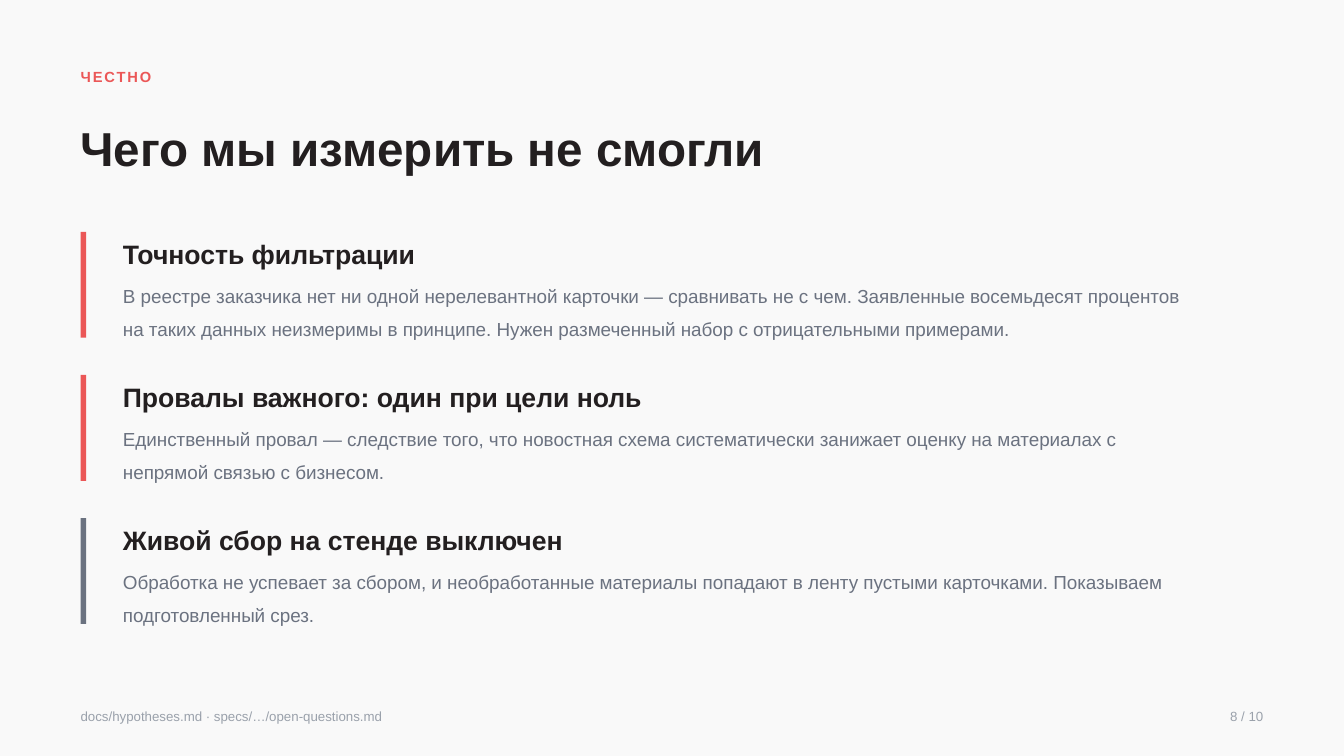
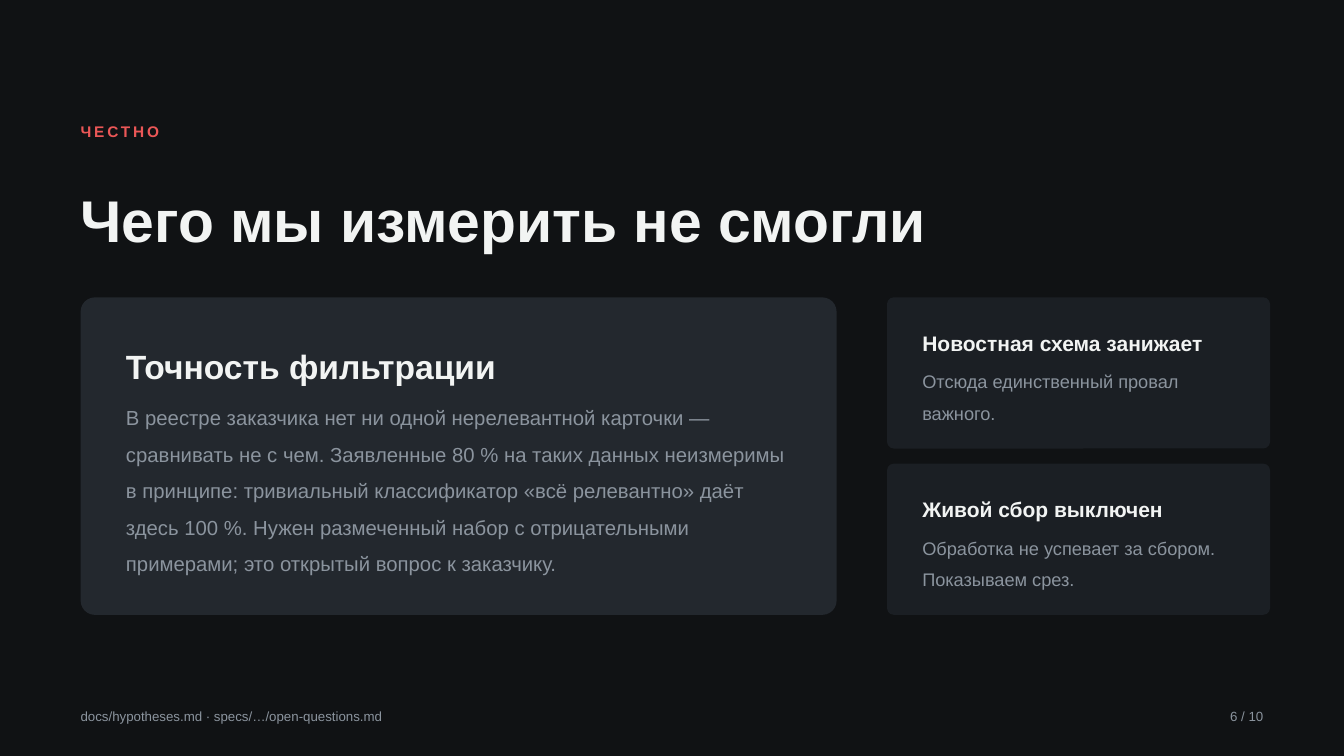
Before and after one commit to veceloe/ai-gpr-center-cifra, a slide deck: slide 7 of docs/product/build/presentation.pptx (slide 9 before the commit). Drawn at 1344x756 pixels with LibreOffice and Linux fonts; fonts in the diff are those of the drawing. Boxes give left, top, right and bottom in pixels: in the first picture for what was removed or moved away, otherwise in the second. Text is boxed around its words. In the diff, an @@ line names an element or a change of style, - is before the commit and + after.

```diff
--- a/docs/product/build/presentation.pptx
+++ b/docs/product/build/presentation.pptx
@@ rectangle at (0, 0, 1344, 756): fill #F9F9F9 to #101214 @@
@@ text "ЧЕСТНО": place and size @@
-text "ЧЕСТНО" at (81, 72, 152, 82)
+text "ЧЕСТНО" at (81, 126, 159, 137)
@@ text "ЧЕСТНО" at (81, 126, 159, 137): size 10.5 to 11 pt, letter spacing 1.4 to 2 pt @@
@@ text "Чего мы измерить не смогли": place and size @@
-text "Чего мы измерить не смогли" at (81, 133, 764, 176)
+text "Чего мы измерить не смогли" at (81, 201, 926, 253)
@@ text "Чего мы измерить не смогли" at (81, 201, 926, 253): size 34 to 42 pt, text colour #231F20 to #F2F4F3 @@
@@ rectangle removed at (81, 232, 87, 338) @@
@@ rounded rectangle added at (81, 297, 837, 615), fill #23282E @@
@@ rounded rectangle added at (887, 297, 1270, 449), fill #1B1F24 @@
@@ text "Точность фильтрации": place and size @@
-text "Точность фильтрации" at (123, 244, 415, 269)
+text "Точность фильтрации" at (126, 354, 496, 386)
@@ text "Точность фильтрации" at (126, 354, 496, 386): size 19 to 24 pt, text colour #231F20 to #F2F4F3 @@
@@ text added at (922, 336, 1202, 351), 15 pt, text #F2F4F3, bold @@
+Новостная схема занижает
@@ rectangle removed at (81, 375, 87, 481) @@
@@ text removed at (123, 388, 642, 413) @@
-Провалы важного: один при цели ноль
@@ text added at (922, 374, 1178, 420), 13 pt, text #8B949E @@
+Отсюда единственный провал важного.
@@ text at (126, 410, 785, 575): text changed; size 13.5 to 14.5 pt; text colour #6B7280 to #8B949E @@
-В реестре заказчика нет ни одной нерелевантной карточки — сравнивать не с чем. Заявленные восемьдесят процентов на таких данных неизмеримы в принципе. Нужен размеченный набор с отрицательными примерами.
+В реестре заказчика нет ни одной нерелевантной карточки — сравнивать не с чем. Заявленные 80 % на таких данных неизмеримы в принципе: тривиальный классификатор «всё релевантно» даёт здесь 100 %. Нужен размеченный набор с отрицательными примерами; это открытый вопрос к заказчику.
@@ text removed at (123, 432, 1116, 483) @@
-Единственный провал — следствие того, что новостная схема систематически занижает оценку на материалах с непрямой связью с бизнесом.
@@ rounded rectangle added at (887, 464, 1270, 615), fill #1B1F24 @@
@@ text at (922, 501, 1163, 522): text changed; size 19 to 15 pt; text colour #231F20 to #F2F4F3 @@
-Живой сбор на стенде выключен
+Живой сбор выключен
@@ rectangle removed at (81, 518, 87, 624) @@
@@ text at (922, 542, 1215, 590): text changed; size 13.5 to 13 pt; text colour #6B7280 to #8B949E @@
-Обработка не успевает за сбором, и необработанные материалы попадают в ленту пустыми карточками. Показываем подготовленный срез.
+Обработка не успевает за сбором. Показываем срез.
@@ text "docs/hypotheses.md · specs/…/open-questions.md" at (81, 711, 382, 724): text colour #9AA1AB to #8B949E @@
@@ text at (1230, 712, 1264, 721): text changed; text colour #9AA1AB to #8B949E @@
-8 / 10
+6 / 10
```
Also in this commit, not shown: 8 other slides changed, 1 slide added, 1 slide removed, 4 other files.
